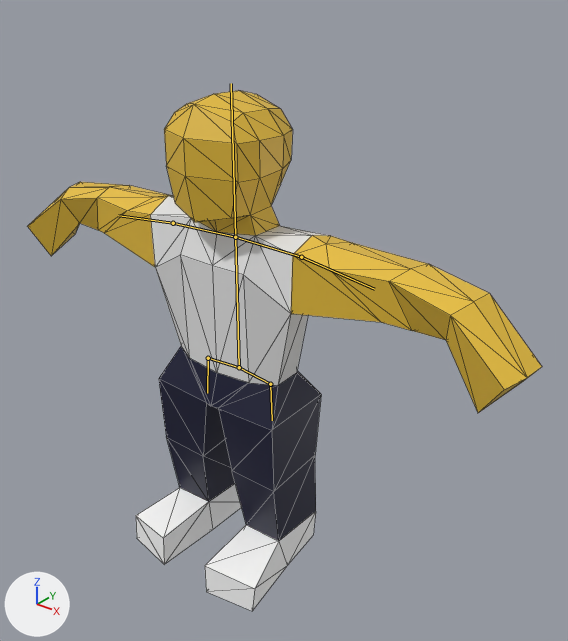
Two versions of the glTF model assets/models/villager.glb, one commit apart.
Rendered twice from a 50 mm lens placed at (2.08, -2.18, 2.65), pointed at (0.25, 0.12, 1.23). Lighting does not change. The marker at lower left points along +X, +Y and +Z. The older version comes first. The bones that bend it are drawn over the model as lines. Mesh edges are drawn as thin lines.
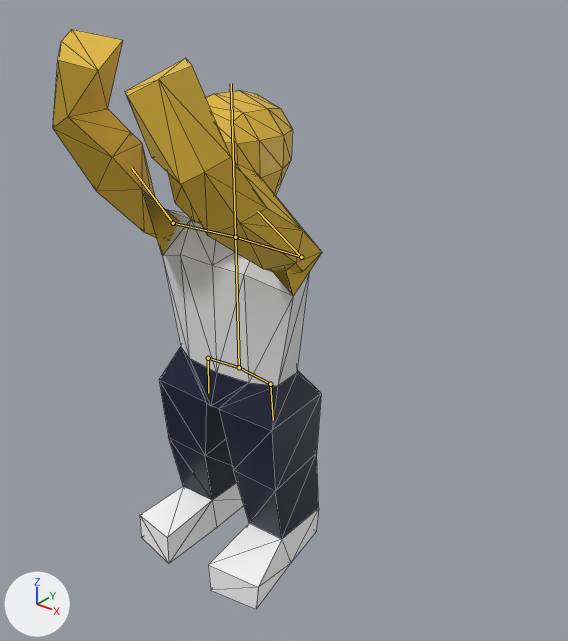
The newer file adds an action. The first version stands in its rest pose; the second is drawn at frame 17 of the action 'chop'.

Location of each change, [x1, y1, x2, y2] in pixels of the pictures (568 x 641 px):
'Cube.001', posed (48% narrower, 12% taller)
    before: [27, 91, 542, 611]
    after: [53, 29, 322, 609]
bone 'Arm.L', root to tip
    before: (301, 257) to (374, 289)
    after: (301, 257) to (257, 211)
bone 'Arm.R', root to tip
    before: (173, 223) to (118, 215)
    after: (173, 223) to (131, 167)

The change in detail:
Bone 'Arm.L' (bone_arm_l) turns from (0, 0, 0) to (-49, 149, 68) degrees about its own x, y and z.
Bone 'Arm.R' (bone_arm_r) turns from (0, 0, 0) to (-49, -149, -68) degrees about its own x, y and z.
